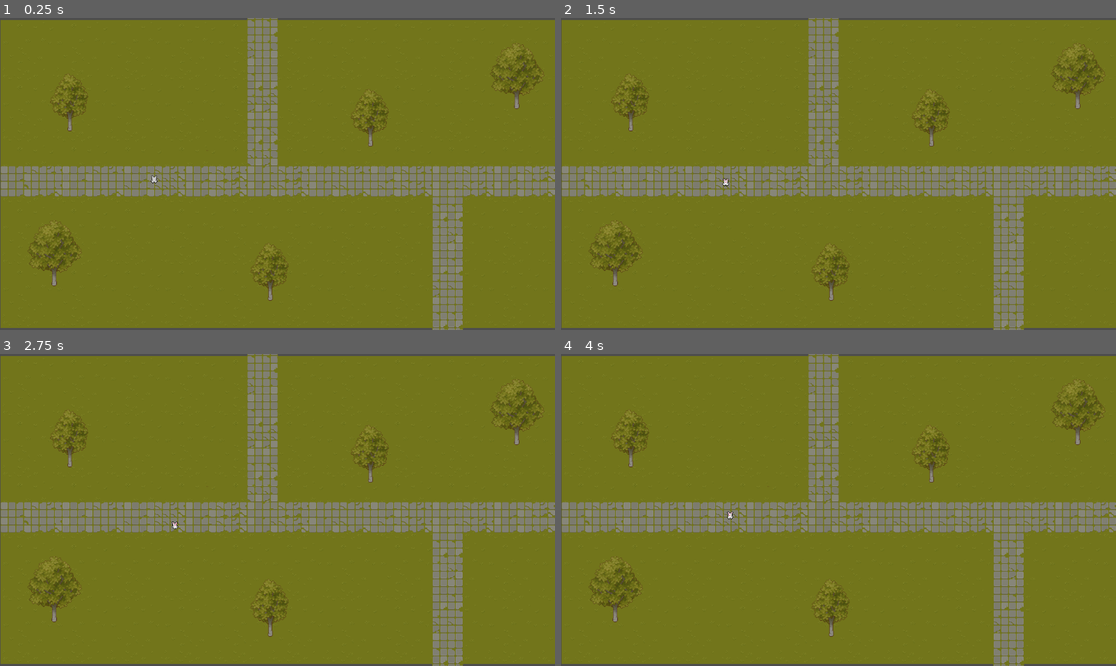
Above: before the commit, frames 1-4 (two rows, left to right).
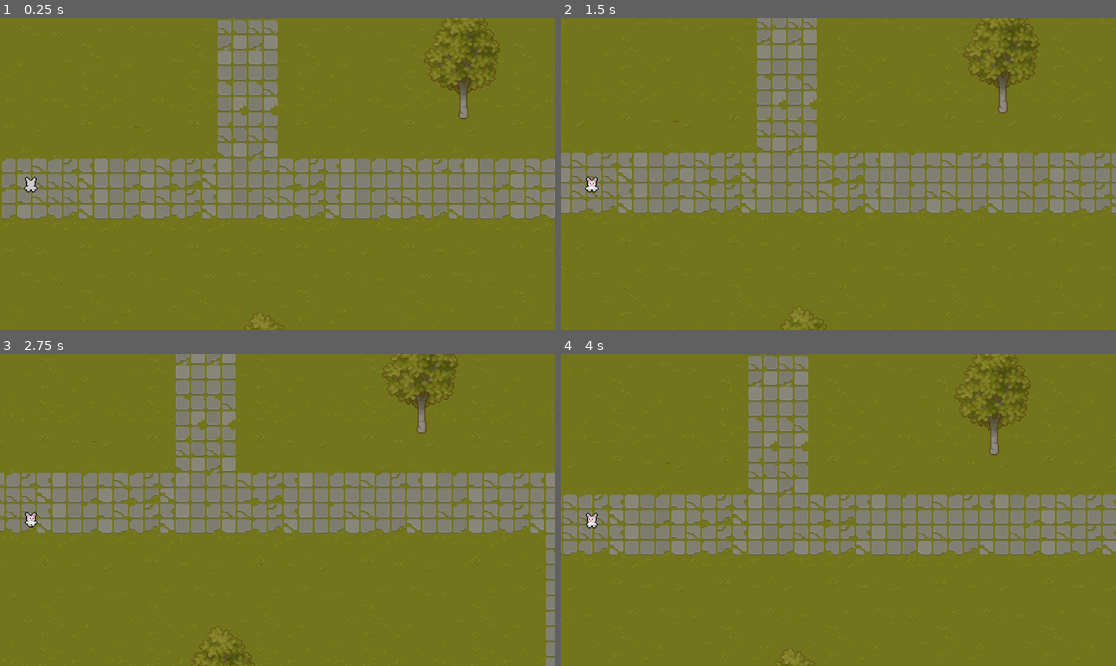
Above: after the commit, the same moments.

Repository: anywherecreative/gotdot-solo
Game: Godot game, scene res://main.tscn
The game is run twice, just before and just after one commit, with the same random seed, the same clock (stepped at 60 frames per second) and the same inputs.
Inputs:
- Up to frame 1 (0.25 s): no input
- Up to frame 2 (1.5 s): tap Enter at 0.5 s; hold Right 0.53-1.28 s; hold Down from 1.28 s (still down)
- Up to frame 3 (2.75 s): release Down at 2.03 s; hold Right from 2.03 s (still down)
- Up to frame 4 (4 s): release Right at 2.78 s; hold Up 2.78-3.53 s; hold Left from 3.53 s (still down)

The runs differ from the first frame. In frame 1, 19% of the frame differs, in the area x 0-100%, y 0-100%; in frame 2, 22%; in frame 3, 24%; in frame 4, 22%.

Commit message:
fix camera zoom and fix to character

Diff:
--- a/main.tscn
+++ b/main.tscn
@@ -664,9 +664,6 @@
 format = 2
 layer_0/tile_data = PackedInt32Array(-196610, 1441792, 11, -589807, 1179648, 4, -524271, 1179648, 5, -458735, 1179648,  …(3987 unchanged characters)…
 
-[node name="Camera2D" type="Camera2D" parent="."]
-position = Vector2(127, 0)
-
 [node name="Character" type="CharacterBody2D" parent="."]
 position = Vector2(-129, 11)
 script = ExtResource("3_bgnv0")
@@ -677,3 +674,7 @@
 [node name="AnimatedSprite2D" type="AnimatedSprite2D" parent="Character"]
 sprite_frames = SubResource("SpriteFrames_jic72")
 animation = &"walk_up"
+
+[node name="Camera2D" type="Camera2D" parent="Character"]
+position = Vector2(256, -11)
+zoom = Vector2(2, 2)
